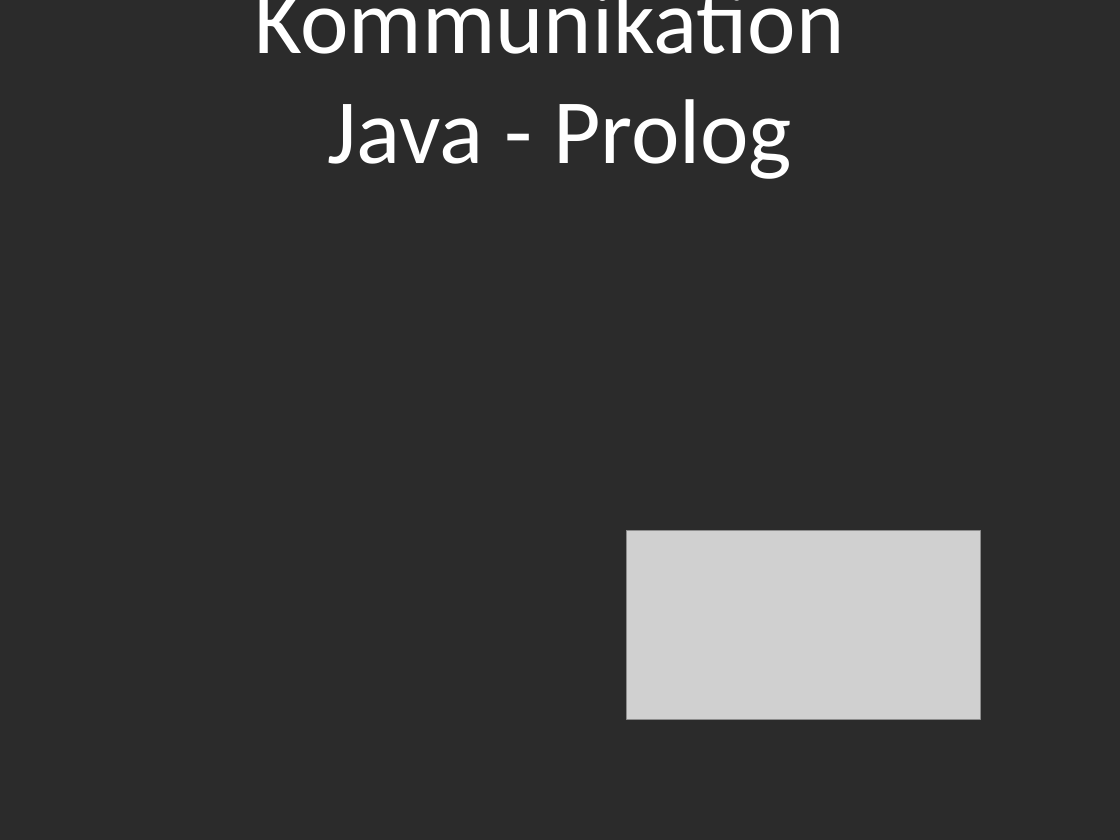
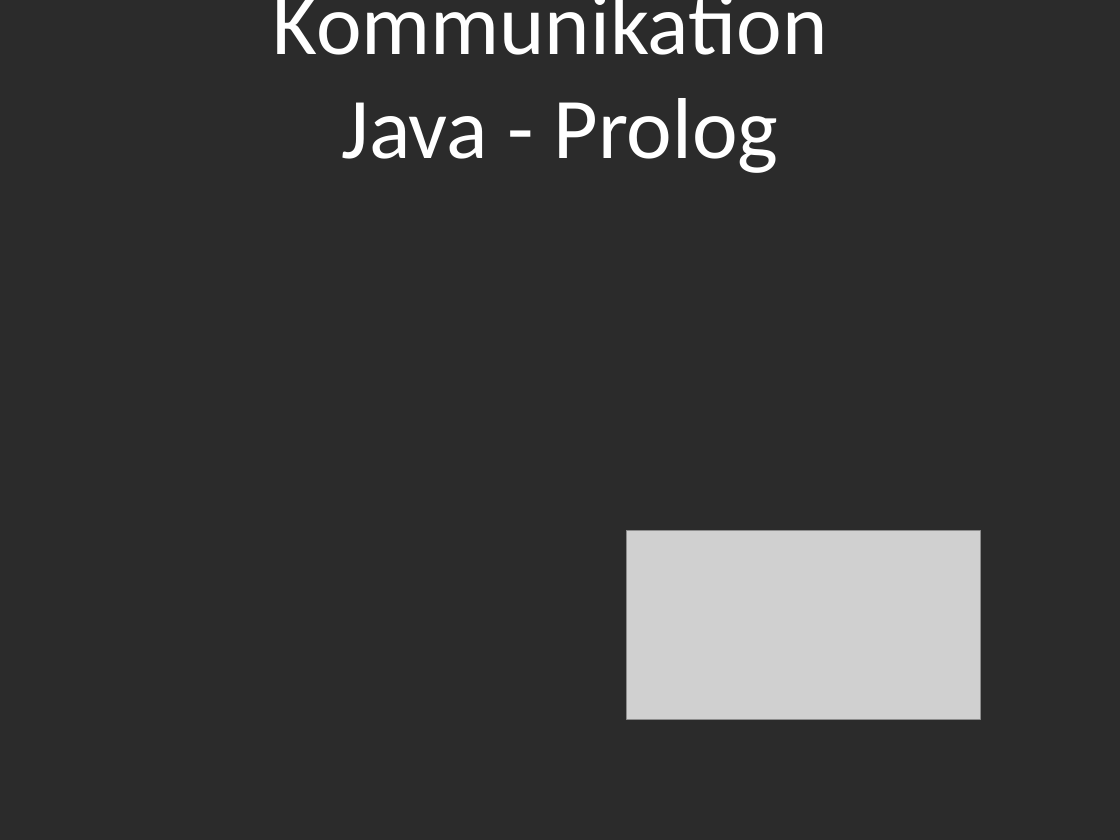
Before and after one commit to Tsopic/ai-battleship, a slide deck: slide 4 of Präsentation/Presentation_PPT.ppt. Drawn at 1120x840 pixels with LibreOffice and Linux fonts; fonts in the diff are those of the drawing; grey boxes stand for pictures; background and template pictures are left out; a plain dark background stands for a picture behind light text. Boxes give left, top, right and bottom in pixels: in the first picture for what was removed or moved away, otherwise in the second. Text is boxed around its words. In the diff, an @@ line names an element or a change of style, - is before the commit and + after.

```diff
--- a/Präsentation/Presentation_PPT.ppt
+++ b/Präsentation/Presentation_PPT.ppt
@@ title "Kommunikation Java - Prolog" at [273, 0, 828, 173]: size 84 to 79 pt @@
```
Also in this commit, not shown: 4 other slides changed, 2 other files.
